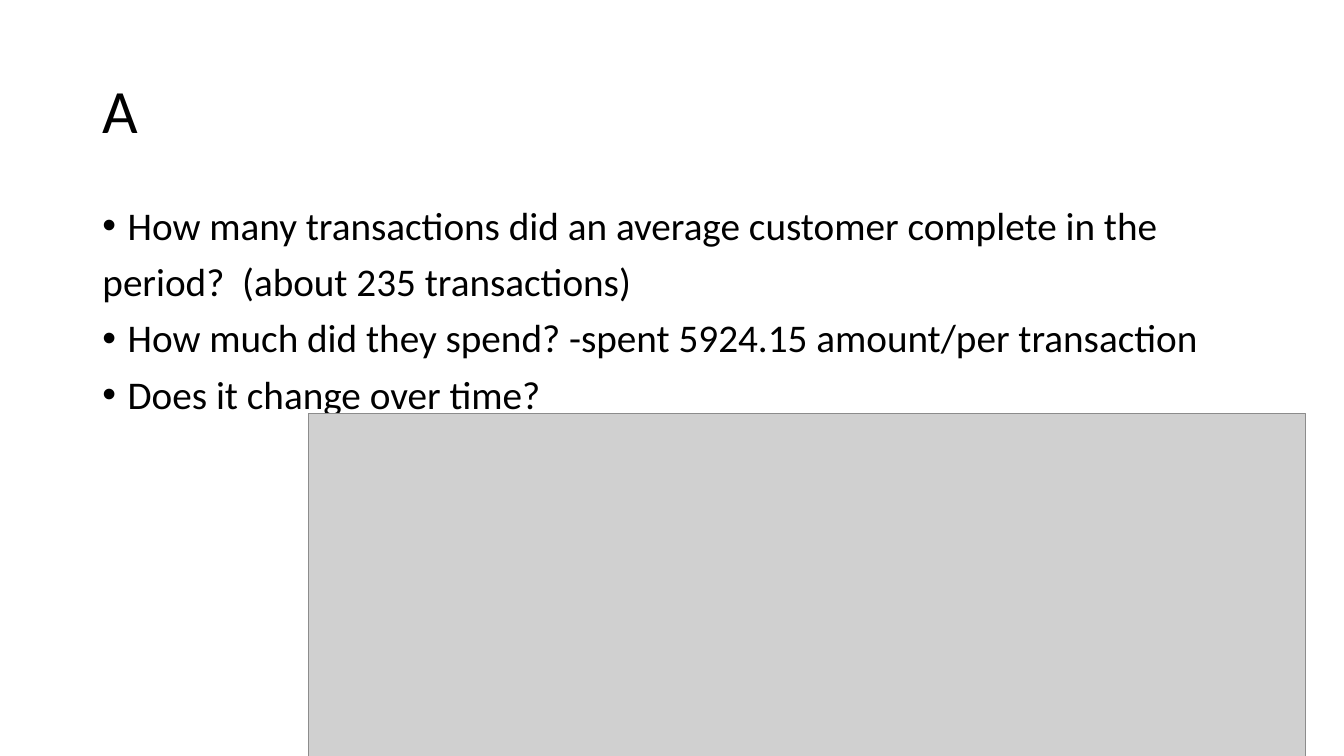
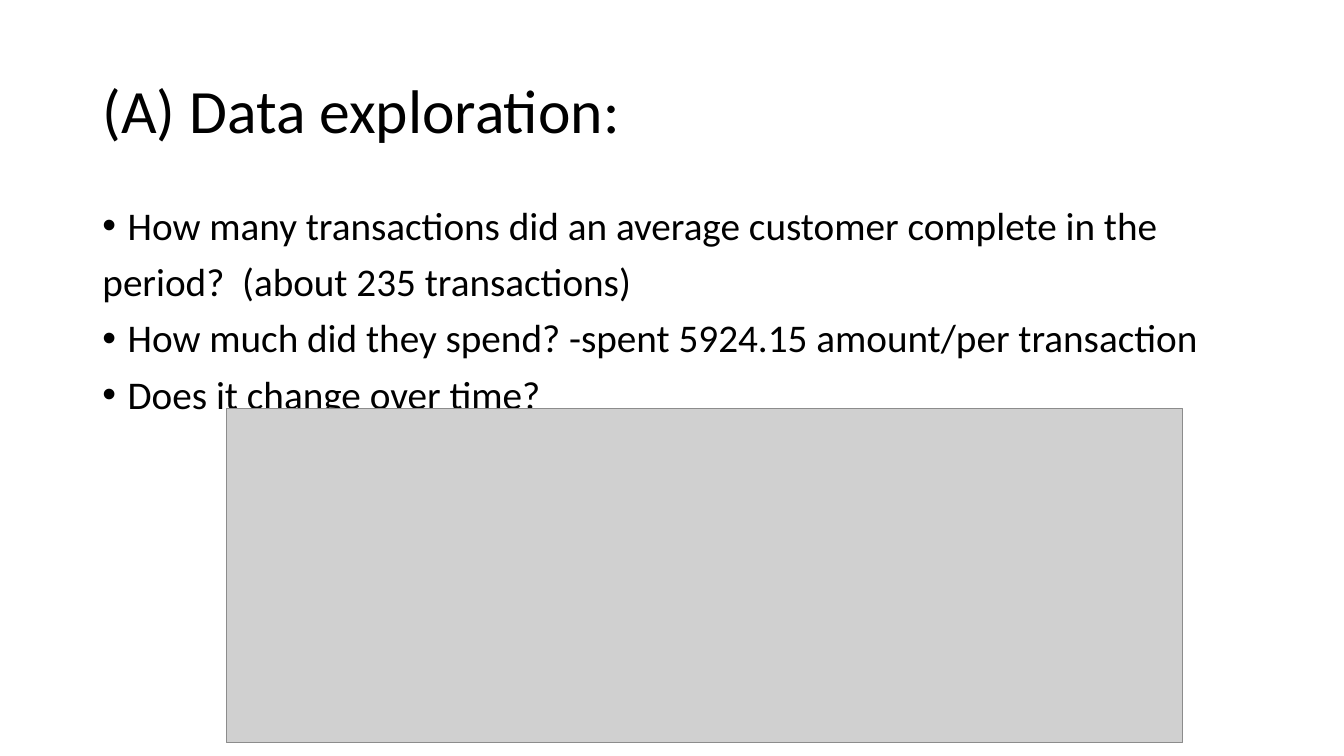
Before and after one commit to mmasud/DS_project, a slide deck: slide 3 of seb_project/results/presentation.pptx (slide 5 before the commit). Drawn at 1344x756 pixels with LibreOffice and Linux fonts; fonts in the diff are those of the drawing; grey boxes stand for pictures. Boxes give left, top, right and bottom in pixels: in the first picture for what was removed or moved away, otherwise in the second. Text is boxed around its words. In the diff, an @@ line names an element or a change of style, - is before the commit and + after.

```diff
--- a/seb_project/results/presentation.pptx
+++ b/seb_project/results/presentation.pptx
@@ title at (102,88,619,143): text changed @@
-A
+(A) Data exploration:
@@ picture: place and size @@
-picture at (309,413,1306,756)
+picture at (227,408,1184,743)
```
Also in this commit, not shown: 3 other slides changed, 2 slides removed, 11 other files.
